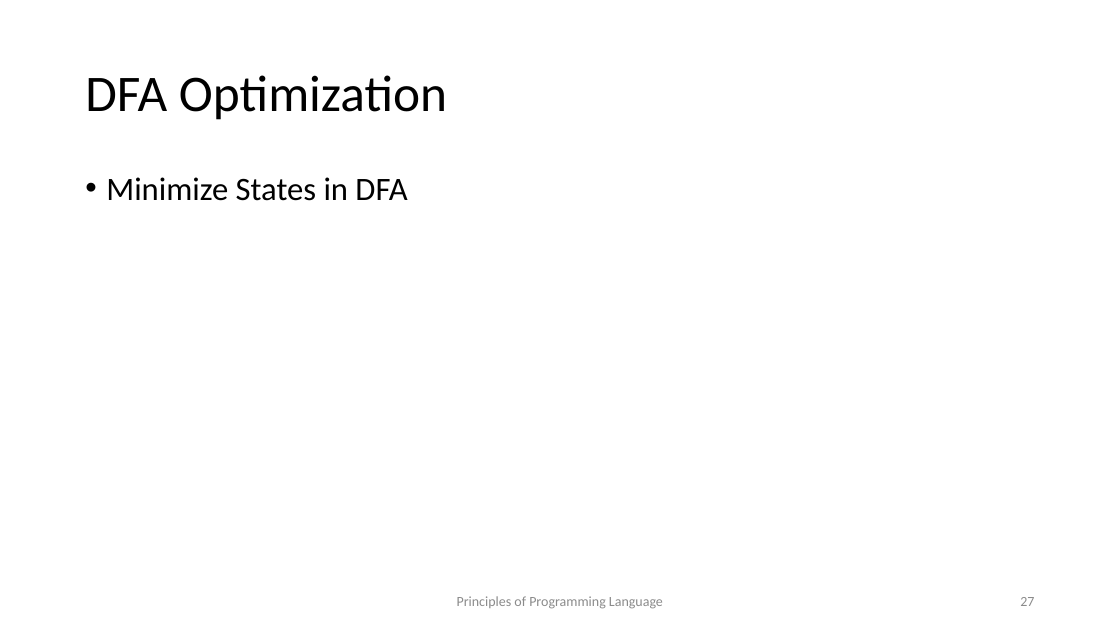
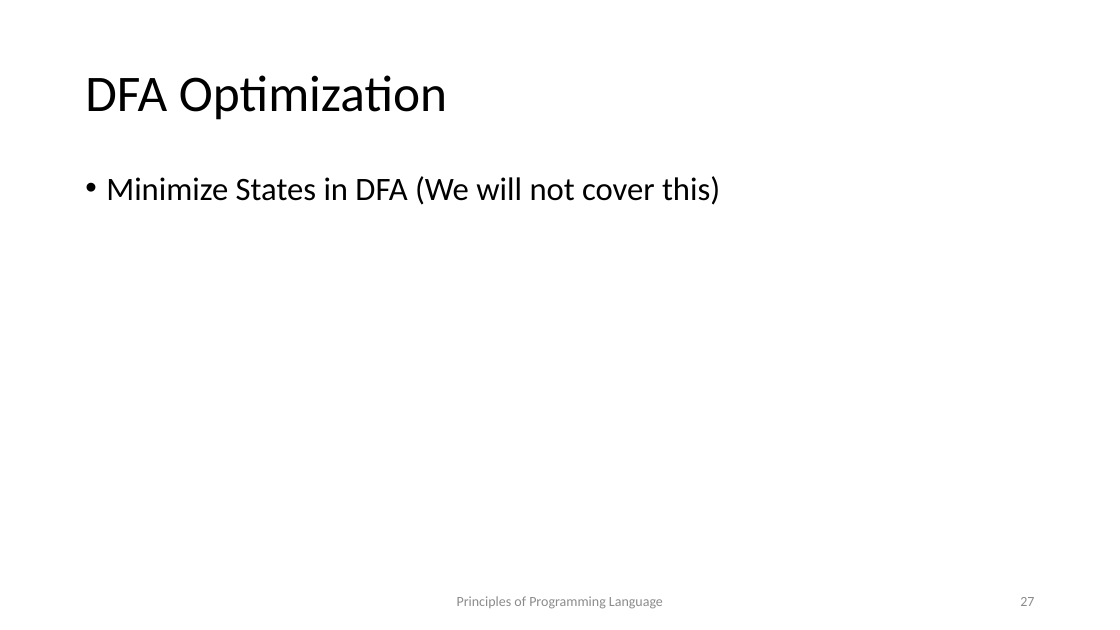
Before and after one commit to kongm/pl-design, a slide deck: slide 27 of C2-LexicalAnalysis.pptx. Drawn at 1120x630 pixels with LibreOffice and Linux fonts; fonts in the diff are those of the drawing. Boxes give left, top, right and bottom in pixels: in the first picture for what was removed or moved away, otherwise in the second. Text is boxed around its words. In the diff, an @@ line names an element or a change of style, - is before the commit and + after.

```diff
--- a/C2-LexicalAnalysis.pptx
+++ b/C2-LexicalAnalysis.pptx
@@ text at box(106, 176, 720, 205): text changed @@
-• Minimize States in DFA
+• Minimize States in DFA (We will not cover this)
```
Also in this commit, not shown: 1 other slide changed, 1 other file.
